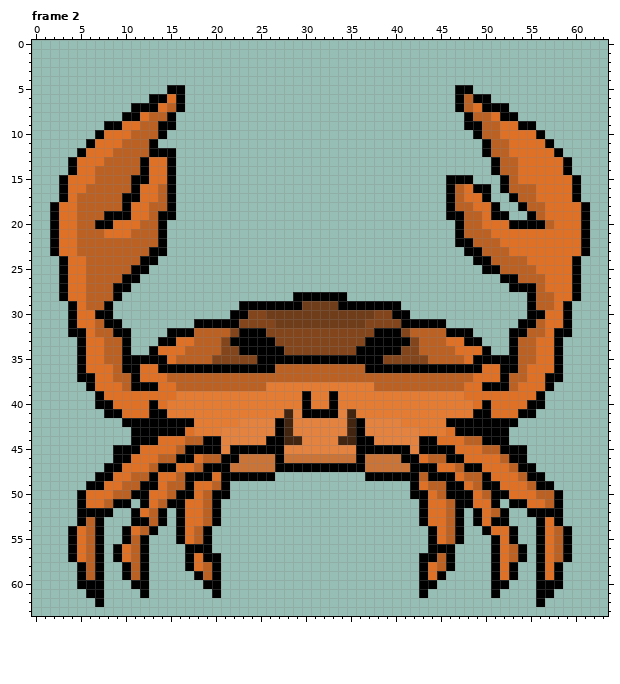
Pixel-art file -- assets/sprites/raw/crab.ase. This is how it looked before the edit.
64x64 pixels, 4 frames. Shown: frame 2. The commit also changed other frames, which this record leaves out.
Once edited:
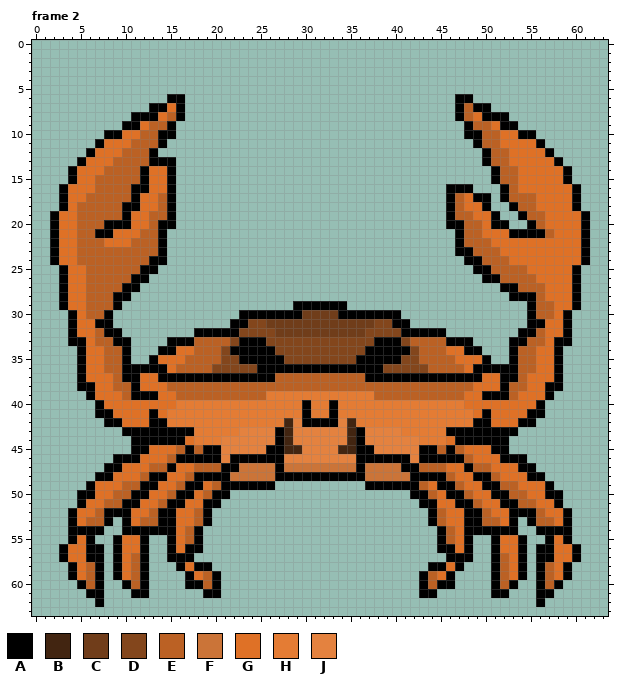
Palette (. is transparent): A #000000  B #422511  C #703d1a  D #83461c  E #bb6124  F #cb7438  G #df7126  H #e47c34  J #e4823f
Log entry: Crabs Movement weights and double movement
Edits made:
Changed rows in their new state; - is an unchanged pixel.
Frame 2:
first column x 2:
 5 -------------..------------------------------..-------------
 6 -----------..A--------------------------------A..-----------
 7 ---------..-AG---------------------------------A-..---------
 8 --------.-AAGEA------------------------------AEGAA-.--------
 9 ------..AAG-E----------------------------------E-GAA..------
10 -----.AA-G---A--------------------------------A-----AA.-----
11 ----.A--G--EA----------------------------------AE-G---A.----
12 ---.A--G----..-----------------------------------------A.---
13 --.A--G---EAA-----------------------------------AE-G----A.--
14 -----G------------------------------------------------------
15 -.A------E----------------------------------...--AE------A.-
16 ----G-----A-G--------------------------------AA..---GG------
17 ---G----E--------------------------------------A--AE--------
18 .A-------A-G----------------------------------G-A.-AE-G---A.
19 ------EE----E--------------------------------E-G--.-AE------
20 -----E-AA-G--A------------------------------A----AA..-EG----
21 -----AA--G--------------------------------------G--AAAAE----
22 ------GGG-------------------------------------E--G----------
23 -----------E---------------------------------A-E--G---------
24 AG-E------E-A---------------------------------A-E--GG-----GA
25 ---------E-A-----------------------------------A-E---G------
26 --------E-A-------------------------------------AAEE--G-----
27 -------E-A----------------------------------------A-EE------
28 --------A------------------......------------------AA--G----
29 -AG---EA-------------......-AAAA-......------------------GA-
30 ----EE--------------.-AAAAAA----AAAAAA-.--------------EE----
31 -----A-.--------....-A--C----------C--A-....--------.-A-----
32 ---G--A-.----...AAAAADDD-CCCCCCCCCC-DDDAAAAA...----.-A--G---
33 --A--E-A----.-AA---ED---D----------D---DE---AA-.----A-E--A--
34 -----------.AA-G----A----D--------D----A----G-AA.-----------
35 ---------..-G-G---E--AA---DDDDDDDD---AA--E---G-G-..---------
36 ------E---AA-GEEEEDDDDD--AAAAAAAAAA--DDDDDEEEEG-AA---E------
37 ----G---A---AAAAAAAAAAAAA----------AAAAAAAAAAAAA---A---G----
38 ---A---E--GG-E----------EEEEEEEEEEEE----------E-GG--E---A---
39 ----AG--EAAA--EEEEEEEEEE----H--H----EEEEEEEEEE--AAAE--GA----
40 ------G----G-G--------------------------------G-G----G------
41 -----A-G----G-------------HH-HH-HH-------------G----G-A-----
42 ------AAGGG--HHH-----HHHHH--AAAA--HHHHH-----HHH--GGGAA------
43 --------A------A---HH------------------HH---A------A--------
44 ------------AAAGHHH-----J--J----J--J-----HHH-AAA------------
45 -------..-A-----E---JJJJ--BB----BB--JJJJ---E-E--GA-..-------
46 ---------A--G---AAAJ-AAAA-JJJJJJJJ-AAAA-JAAA--E---A---------
47 ------------E----EE-A-----FFFFFFFF-----A-EEE-G-EE--G--------
48 ---------G--A-GE--A-FFFFFAAAAAAAAAAFFFFF-A--E-GA-E--G-------
49 -----G-------G--A---AAAAA----------AAAAA-EGA-E-G--EE-GG-----
50 ----A-------------------------------------EG--E-G--EE-GA----
51 -------E-AG------A------------------------A-G--E-GA-EE-G----
52 --AGGE-AAG---AG-EA.----------------------.AEGGA-EGGAA-EGGA--
53 --AG-EA-AGE--AG-EA.----------------------.AEGGA-EEGA-AEEGA--
54 ---AA----AA-AAGEA.------------------------.A-GAA-AA----AA---
55 ----A.-AGG---AGEA.------------------------.A-GA----GA-.AG---
56 -AG-A----G---AG--.------------------------.--GA----G---AGGA-
57 -AG-A--------AA-...----------------------...-AA---EG---AGGA-
58 --AG---AG-----AGAA.----------------------.AAGA----EGA--EGA--
59 --AG---AG------AG-------------------------EGA-----EGA--EGA--
60 ----E---AE-----AAE------------------------EAA-----EA---E----
61 ---------A-------A------------------------A-------A---------
Pixel boxes of the changes (left, top, right, bottom) in both pictures:
changed: (50, 85, 590, 598)
